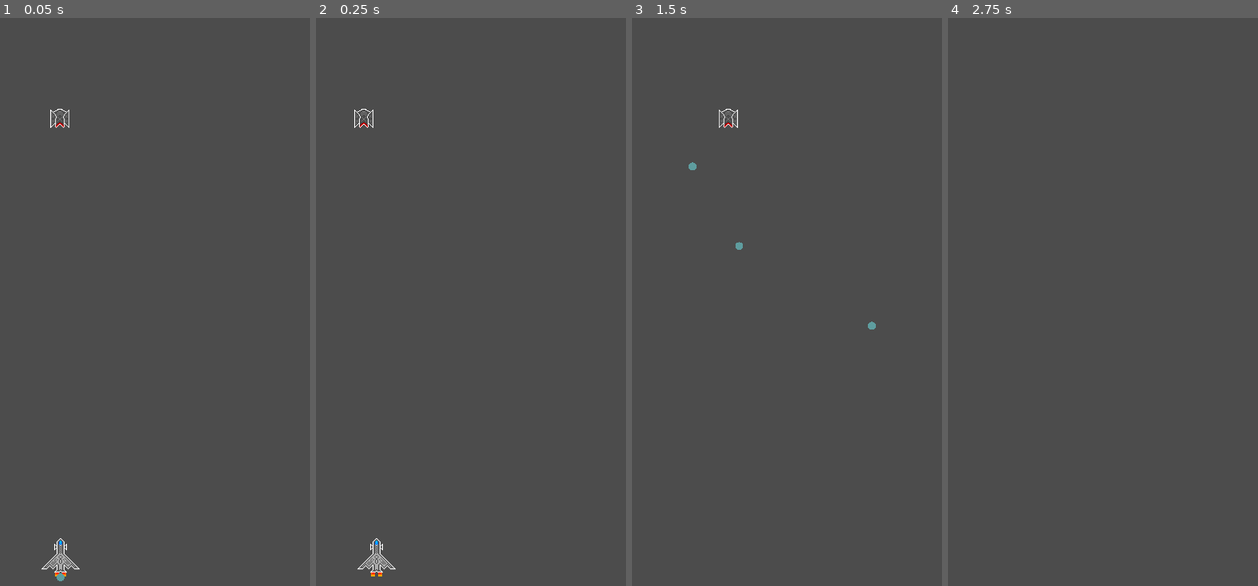
Above: before the commit, frames 1-4 (left to right).
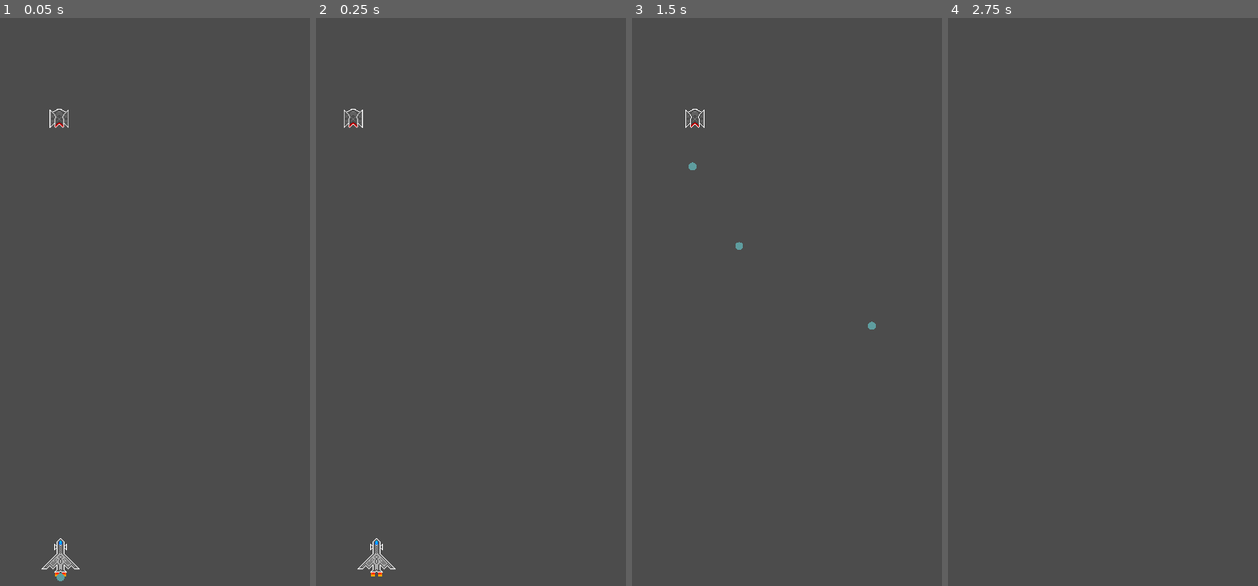
Above: after the commit, the same moments.

Repository: CAABAG/Pixel-Invaders
Game: Godot game, scene res://res/scenes/Main.tscn
Two runs of this game, one before a commit and one after it. Both use one fixed random seed, a clock stepped at 60 frames per second and the inputs below. The project has no main scene, so this scene is started directly.
Inputs (mouse positions are in pixels of both pictures, inside the frame that each line leads up to):
- Up to frame 1 (0.05 s): no input
- Up to frame 2 (0.25 s): no input
- Up to frame 3 (1.5 s): move the mouse to (805, 279) at 0.52 s; hold Right (ui_right) 0.53-1.28 s; hold Ctrl 0.53-1.28 s; click (805, 279) at 0.67 s; tap Space at 0.77 s; move the mouse to (outside the picture) at 1.27 s; hold Left (ui_left) from 1.28 s (still down); tap Ctrl at 1.35 s
- Up to frame 4 (2.75 s): tap Space at 1.52 s; move the mouse to (1059, 171) at 2.02 s; release Left (ui_left) at 2.03 s; hold Right (ui_right) from 2.03 s (still down); hold Ctrl from 2.03 s (still down)

The runs differ from the first frame. In frame 1, 0.1% of the frame differs, in the area x 15-23%, y 15-20%; in frame 2, 0.2%; in frame 3, 0.2%, in the area x 17-35%, y 15-20%; in frame 4, nothing differs.

Commit message:
Increase acceleration speed on the enemies

Diff:
--- a/src/Enemy.gd
+++ b/src/Enemy.gd
@@ -22,12 +22,12 @@
 	match direction:
 		-1:
 			if get_global_position().x > min_x_pos:
-				movement -= acceleration(.1)
+				movement -= acceleration(.2)
 				return
 			direction = 1
 		1:
 			if get_global_position().x < max_x_pos:
-				movement += acceleration(.1)
+				movement += acceleration(.2)
 				return
 			direction = -1
 
